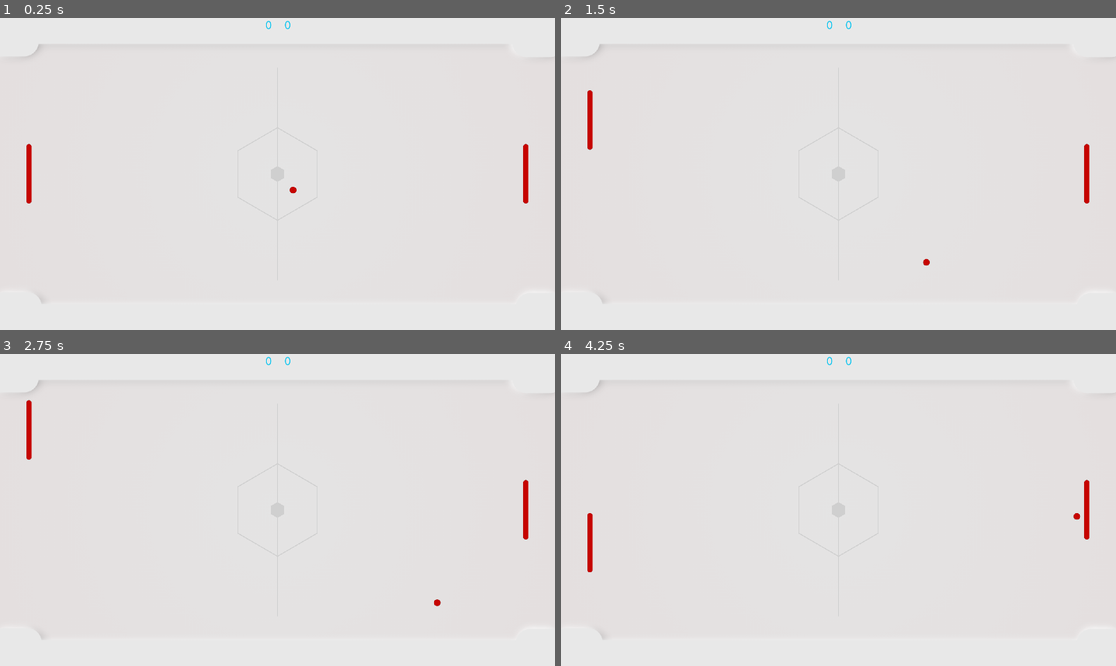
Above: before the commit, frames 1-4 (two rows, left to right).
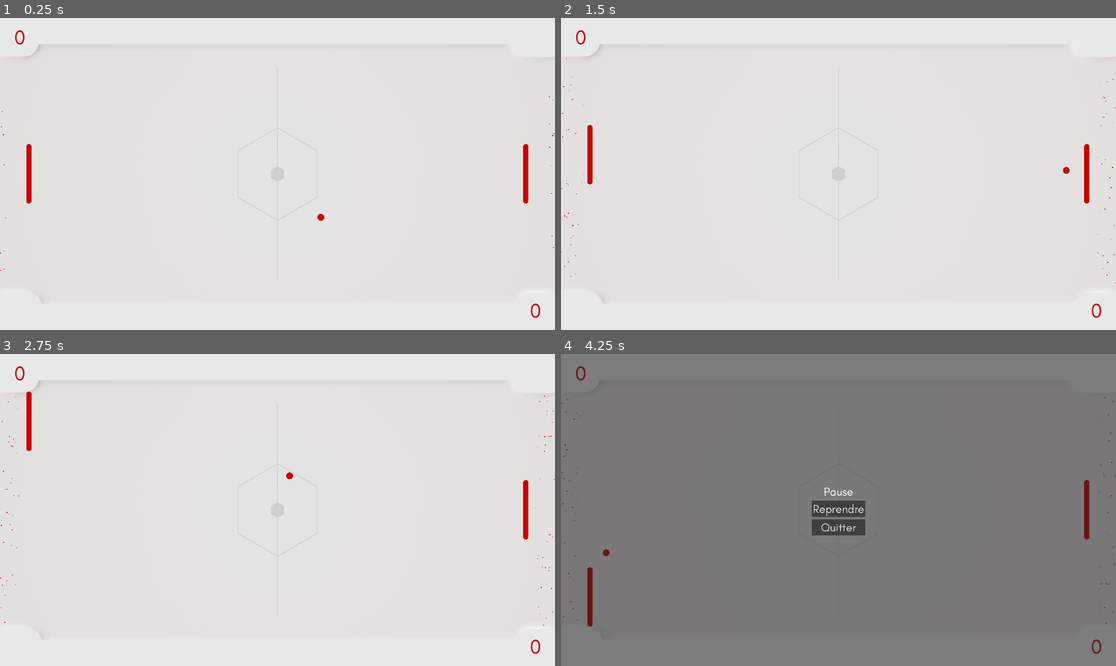
Above: after the commit, the same moments.

Repository: Tyralf/BoringPong2D_Godot
Game: Godot game, scene res://MainScene.tscn
Same seed, same stepped clock (60 frames per second), same inputs: the game is played once before the commit and once after it.
Inputs:
- Up to frame 1 (0.25 s): no input
- Up to frame 2 (1.5 s): tap Enter at 0.5 s; hold Z (Player_1_up) 0.53-1.28 s; hold S (Player_1_down) from 1.28 s (still down)
- Up to frame 3 (2.75 s): release S (Player_1_down) at 2.03 s; hold Z (Player_1_up) from 2.03 s (still down)
- Up to frame 4 (4.25 s): release Z (Player_1_up) at 3.53 s; hold S (Player_1_down) from 3.53 s (still down); tap Escape (pause, bound only after the commit) at 4.15 s

The runs differ from the first frame. In frame 1, 0.2% of the frame differs, in the area x 0-100%, y 0-97%; in frame 2, 0.4%; in frame 3, 0.3%; in frame 4, 100%, in the area x 0-100%, y 0-100%.

Commit message:
Commit final du projet, ajout de la musique, des sons, du menu pause, et export du projet en exe et en Zip

Diff:
--- a/MainScene.tscn
+++ b/MainScene.tscn
@@ -6,7 +6,9 @@
 [ext_resource type="PackedScene" uid="uid://cgctrjaie1uy8" path="res://scenes/Walls.tscn" id="7_0bqhi"]
 [ext_resource type="Script" path="res://Scripts/goal.gd" id="7_64j0b"]
 [ext_resource type="PackedScene" uid="uid://c3cq3bi2jsd58" path="res://scenes/Player.tscn" id="7_ghry4"]
-[ext_resource type="PackedScene" uid="uid://duvqctsrsstsj" path="res://scenes/ScoreBoard.tscn" id="8_4ll7l"]
+[ext_resource type="PackedScene" uid="uid://cjf5yiha2a86v" path="res://scenes/ScoreBoard.tscn" id="7_kfyvg"]
+[ext_resource type="AudioStream" uid="uid://cm88mpcxcbpul" path="res://Music/SongPong2.mp3" id="8_8rotl"]
+[ext_resource type="PackedScene" uid="uid://dbkklwuo4iifo" path="res://scenes/pause_menu.tscn" id="9_xicxs"]
 
 [node name="Node" type="Node"]
 
@@ -20,22 +22,18 @@
 texture = ExtResource("1_wnr34")
 
 [node name="Ball" parent="." instance=ExtResource("5_1affs")]
-position = Vector2(964, 546)
-
-[node name="ScoreBoard" parent="." instance=ExtResource("8_4ll7l")]
-offset_left = -62.0
-offset_top = -116.504
-offset_right = 66.0
-offset_bottom = -65.504
+position = Vector2(960, 540)
 
 [node name="Goal_P1" parent="." instance=ExtResource("6_5a5u3")]
+position = Vector2(-79, 0)
 script = ExtResource("7_64j0b")
-ScoreLabel = "m2/score_p2"
+ScoreLabel = "score_p2"
 
 [node name="Goal_P2" parent="." instance=ExtResource("6_5a5u3")]
-position = Vector2(1839, 0)
+position = Vector2(1998, 1081)
+rotation = 3.14159
 script = ExtResource("7_64j0b")
-ScoreLabel = "m1/score_p1"
+ScoreLabel = "score_p1"
 
 [node name="Player_1" parent="." instance=ExtResource("7_ghry4")]
 position = Vector2(100, 540)
@@ -50,3 +48,11 @@
 [node name="StaticBody2D" parent="." instance=ExtResource("7_0bqhi")]
 position = Vector2(1920, 1080)
 rotation = 3.14159
+
+[node name="ScoreBoard" parent="." instance=ExtResource("7_kfyvg")]
+
+[node name="AudioStreamPlayer" type="AudioStreamPlayer" parent="."]
+stream = ExtResource("8_8rotl")
+autoplay = true
+
+[node name="PauseMenu" parent="." instance=ExtResource("9_xicxs")]
--- /dev/null
+++ b/Menu_Theme.tres
@@ -0,0 +1,10 @@
+[gd_resource type="Theme" load_steps=3 format=3 uid="uid://dcl8xfw4qgxhg"]
+
+[ext_resource type="FontFile" uid="uid://cgiofv8e3qor1" path="res://GlacialIndifference-Regular.otf" id="1_4e21x"]
+[ext_resource type="Texture2D" uid="uid://uuh860kvxfxn" path="res://Sprites/Button background.png" id="1_df1b8"]
+
+[resource]
+default_font = ExtResource("1_4e21x")
+default_font_size = 40
+Buttons/icons/Buttons = ExtResource("1_df1b8")
+Label/fonts/font = ExtResource("1_4e21x")
--- a/ScoreBoard.tres
+++ b/ScoreBoard.tres
@@ -5,7 +5,8 @@
 [resource]
 default_font = ExtResource("1_jmrg2")
 default_font_size = 40
-Label/colors/font_color = Color(0, 0.764706, 0.941176, 1)
+Label/colors/font_color = Color(0.776471, 0.0156863, 0, 1)
+Label/font_sizes/font_size = 70
 Label/fonts/font = ExtResource("1_jmrg2")
 MarginContainer/constants/margin_left = 20
 MarginContainer/constants/margin_right = 20
--- a/Scripts/Player.gd
+++ b/Scripts/Player.gd
@@ -1,5 +1,5 @@
 extends CharacterBody2D
-@export var speed = 10.0
+@export var speed = 20.0
 @export var BindUp = "Player_1_up"
 @export var BindDown = "Player_1_down"
 
--- a/Scripts/ball.gd
+++ b/Scripts/ball.gd
@@ -1,6 +1,6 @@
 extends CharacterBody2D
 
-var speed = 200
+var speed = 600
 
 func _ready():
 	velocity.x = 1*speed
--- a/Scripts/goal.gd
+++ b/Scripts/goal.gd
@@ -9,6 +9,8 @@
 	if body.name == "Ball":
 		incrementScore()
 		if score < 10:
+			get_node("GoalAnim").emitting = true
+			get_node("GoalSfx").play()
 			body.reset()
 		else:
 			get_tree().quit()
--- /dev/null
+++ b/Scripts/pause_menu.gd
@@ -0,0 +1,25 @@
+extends Control
+
+func _unhandled_input(event):
+	if event.is_action_pressed("pause"):
+		print("test !")
+		self.is_paused = !is_paused
+
+
+var is_paused = false :
+	set(value):
+		is_paused = value
+		get_tree().paused = is_paused
+		visible = is_paused
+
+
+
+
+
+
+func _on_resume_pressed():
+	is_paused = false
+
+
+func _on_quit_pressed():
+	get_tree().quit()
--- a/icon.svg
+++ /dev/null
@@ -1 +0,0 @@
-<svg height="128" width="128" xmlns="http://www.w3.org/2000/svg"><rect x="2" y="2" width="124" height="124" rx="14" fill="#363d52" stroke="#212532" stroke-width="4"/><g transform="scale(.101) translate(122 122)"><g fill="#fff"><path d="M105 673v33q407 354 814 0v-33z"/><path fill="#478cbf" d="m105 673 152 14q12 1 15 14l4 67 132 10 8-61q2-11 15-15h162q13 4 15 15l8 61 132-10 4-67q3-13 15-14l152-14V427q30-39 56-81-35-59-83-108-43 20-82 47-40-37-88-64 7-51 8-102-59-28-123-42-26 43-46 89-49-7-98 0-20-46-46-89-64 14-123 42 1 51 8 102-48 27-88 64-39-27-82-47-48 49-83 108 26 42 56 81zm0 33v39c0 276 813 276 813 0v-39l-134 12-5 69q-2 10-14 13l-162 11q-12 0-16-11l-10-65H447l-10 65q-4 11-16 11l-162-11q-12-3-14-13l-5-69z"/><path d="M483 600c3 34 55 34 58 0v-86c-3-34-55-34-58 0z"/><circle cx="725" cy="526" r="90"/><circle cx="299" cy="526" r="90"/></g><g fill="#414042"><circle cx="307" cy="532" r="60"/><circle cx="717" cy="532" r="60"/></g></g></svg>
--- a/project.godot
+++ b/project.godot
@@ -48,6 +48,12 @@
 , Object(InputEventKey,"resource_local_to_scene":false,"resource_name":"","device":0,"window_id":0,"alt_pressed":false,"shift_pressed":false,"ctrl_pressed":false,"meta_pressed":false,"pressed":false,"keycode":0,"physical_keycode":4194322,"key_label":0,"unicode":0,"echo":false,"script":null)
 ]
 }
+pause={
+"deadzone": 0.5,
+"events": [Object(InputEventKey,"resource_local_to_scene":false,"resource_name":"","device":0,"window_id":0,"alt_pressed":false,"shift_pressed":false,"ctrl_pressed":false,"meta_pressed":false,"pressed":false,"keycode":0,"physical_keycode":4194305,"key_label":0,"unicode":0,"echo":false,"script":null)
+, Object(InputEventKey,"resource_local_to_scene":false,"resource_name":"","device":0,"window_id":0,"alt_pressed":false,"shift_pressed":false,"ctrl_pressed":false,"meta_pressed":false,"pressed":false,"keycode":4194305,"physical_keycode":0,"key_label":0,"unicode":0,"echo":false,"script":null)
+]
+}
 
 [rendering]
 
--- a/scenes/ScoreBoard.tscn
+++ b/scenes/ScoreBoard.tscn
@@ -1,36 +1,30 @@
-[gd_scene load_steps=2 format=3 uid="uid://duvqctsrsstsj"]
+[gd_scene load_steps=2 format=3 uid="uid://cjf5yiha2a86v"]
 
 [ext_resource type="Theme" uid="uid://dexeygv38ujjl" path="res://ScoreBoard.tres" id="1_660ed"]
 
-[node name="GridContainer" type="GridContainer"]
-anchors_preset = -1
-anchor_left = 0.5
-anchor_top = 0.108
-anchor_right = 0.5
-anchor_bottom = 0.108
-offset_left = -19.0
-offset_top = -50.504
-offset_right = 21.0
-offset_bottom = -0.504005
-theme = ExtResource("1_660ed")
-columns = 2
-
-[node name="m1" type="MarginContainer" parent="."]
-layout_mode = 2
+[node name="Control" type="Control"]
+layout_mode = 3
+anchors_preset = 0
+offset_right = 40.0
+offset_bottom = 40.0
 theme = ExtResource("1_660ed")
 
-[node name="score_p1" type="Label" parent="m1"]
+[node name="score_p1" type="Label" parent="."]
 layout_mode = 2
+offset_left = 2.0
+offset_top = 1.0
+offset_right = 135.0
+offset_bottom = 133.0
 text = "0"
 horizontal_alignment = 1
 vertical_alignment = 1
 
-[node name="m2" type="MarginContainer" parent="."]
+[node name="score_p2" type="Label" parent="."]
 layout_mode = 2
-theme = ExtResource("1_660ed")
-
-[node name="score_p2" type="Label" parent="m2"]
-layout_mode = 2
+offset_left = 1786.0
+offset_top = 947.0
+offset_right = 1919.0
+offset_bottom = 1079.0
 text = "0"
 horizontal_alignment = 1
 vertical_alignment = 1
--- a/scenes/goal.tscn
+++ b/scenes/goal.tscn
@@ -1,8 +1,13 @@
-[gd_scene load_steps=3 format=3 uid="uid://beo0qead0qnca"]
+[gd_scene load_steps=8 format=3 uid="uid://beo0qead0qnca"]
+
+[ext_resource type="Texture2D" uid="uid://bc0f6qfav2k3d" path="res://Sprites/ball.png" id="1_ptubq"]
+[ext_resource type="AudioStream" uid="uid://byghvk8h6c0ik" path="res://Music/mixkit-casino-bling-achievement-2067.wav" id="2_yq7fi"]
 
 [sub_resource type="GDScript" id="GDScript_upepu"]
 script/source = "extends Area2D
 var p2_score = 0
+
+
 func _on_body_entered(body):
 	print(body.name,\"has entered goal of player 1\")
 	if body.name == \"Ball\":
@@ -13,11 +18,32 @@
 			body.reset()
 		else:
 			get_tree().quit()
-
 "
 
 [sub_resource type="RectangleShape2D" id="RectangleShape2D_nt67t"]
 size = Vector2(80, 810)
+
+[sub_resource type="Gradient" id="Gradient_clvhu"]
+offsets = PackedFloat32Array(0, 0.557047, 1)
+colors = PackedColorArray(1, 1, 1, 1, 1, 1, 1, 0.878431, 1, 1, 1, 0)
+
+[sub_resource type="GradientTexture1D" id="GradientTexture1D_lwx1q"]
+gradient = SubResource("Gradient_clvhu")
+
+[sub_resource type="ParticleProcessMaterial" id="ParticleProcessMaterial_x2t44"]
+emission_shape = 3
+emission_box_extents = Vector3(1, 400, 1)
+particle_flag_disable_z = true
+direction = Vector3(0, 0, 0)
+spread = 0.0
+gravity = Vector3(0, 0, 0)
+initial_velocity_min = 58.82
+initial_velocity_max = 88.23
+orbit_velocity_min = 0.0
+orbit_velocity_max = 0.0
+scale_min = 0.1
+scale_max = 0.2
+color_ramp = SubResource("GradientTexture1D_lwx1q")
 
 [node name="Goal" type="Area2D"]
 script = SubResource("GDScript_upepu")
@@ -26,4 +52,24 @@
 position = Vector2(40, 540)
 shape = SubResource("RectangleShape2D_nt67t")
 
+[node name="GPUParticles2D" type="GPUParticles2D" parent="."]
+position = Vector2(79, 540)
+amount = 40
+process_material = SubResource("ParticleProcessMaterial_x2t44")
+texture = ExtResource("1_ptubq")
+
+[node name="GoalAnim" type="GPUParticles2D" parent="."]
+position = Vector2(79, 540)
+emitting = false
+amount = 300
+process_material = SubResource("ParticleProcessMaterial_x2t44")
+texture = ExtResource("1_ptubq")
+lifetime = 1.2
+one_shot = true
+speed_scale = 1.2
+explosiveness = 0.3
+
+[node name="GoalSfx" type="AudioStreamPlayer" parent="."]
+stream = ExtResource("2_yq7fi")
+
 [connection signal="body_entered" from="." to="." method="_on_body_entered"]
--- /dev/null
+++ b/scenes/pause_menu.tscn
@@ -0,0 +1,60 @@
+[gd_scene load_steps=4 format=3 uid="uid://dbkklwuo4iifo"]
+
+[ext_resource type="Theme" uid="uid://dcl8xfw4qgxhg" path="res://Menu_Theme.tres" id="1_bq0wr"]
+[ext_resource type="Script" path="res://Scripts/pause_menu.gd" id="2_idnj0"]
+
+[sub_resource type="CanvasTexture" id="CanvasTexture_4044h"]
+
+[node name="PauseMenu" type="Control"]
+process_mode = 3
+visible = false
+layout_mode = 3
+anchors_preset = 15
+anchor_right = 1.0
+anchor_bottom = 1.0
+grow_horizontal = 2
+grow_vertical = 2
+theme = ExtResource("1_bq0wr")
+script = ExtResource("2_idnj0")
+
+[node name="TextureRect" type="TextureRect" parent="."]
+modulate = Color(0.129412, 0.129412, 0.129412, 0.545098)
+texture_filter = 1
+layout_mode = 1
+anchors_preset = 15
+anchor_right = 1.0
+anchor_bottom = 1.0
+grow_horizontal = 2
+grow_vertical = 2
+texture = SubResource("CanvasTexture_4044h")
+expand_mode = 1
+
+[node name="CenterContainer" type="CenterContainer" parent="."]
+layout_mode = 1
+anchors_preset = 15
+anchor_right = 1.0
+anchor_bottom = 1.0
+grow_horizontal = 2
+grow_vertical = 2
+
+[node name="VBoxContainer" type="VBoxContainer" parent="CenterContainer"]
+layout_mode = 2
+theme_override_constants/separation = 8
+
+[node name="Label" type="Label" parent="CenterContainer/VBoxContainer"]
+layout_mode = 2
+text = "Pause"
+horizontal_alignment = 1
+vertical_alignment = 1
+
+[node name="Resume" type="Button" parent="CenterContainer/VBoxContainer"]
+layout_mode = 2
+text = "Reprendre"
+
+[node name="Quit" type="Button" parent="CenterContainer/VBoxContainer"]
+layout_mode = 2
+text = "Quitter"
+
+[connection signal="pressed" from="CenterContainer/VBoxContainer/Resume" to="." method="_on_resume_pressed"]
+[connection signal="pressed" from="CenterContainer/VBoxContainer/Resume" to="." method="_on_button_pressed"]
+[connection signal="pressed" from="CenterContainer/VBoxContainer/Quit" to="." method="_on_quit_pressed"]
Not shown: 1 places in MainScene.tscn that only renumber resources
Not shown, added: Music/SongPong2.mp3.import
Not shown, added: Music/mixkit-casino-bling-achievement-2067.wav.import
Binary file added: Sprites/ping-pong.ico
Not shown, added: export_presets.cfg
Not shown, removed: icon.svg.import
Binary file added: ping-pong.ico
Not shown, added: App/BoringPong.zip
Not shown, added: App/BoringPong2D.console.exe
Not shown, added: App/BoringPong2D.exe
Not shown, added: App/BoringPong2D.pck
Not shown, added: Music/SongPong2.mp3
(and 1 more such lines)
